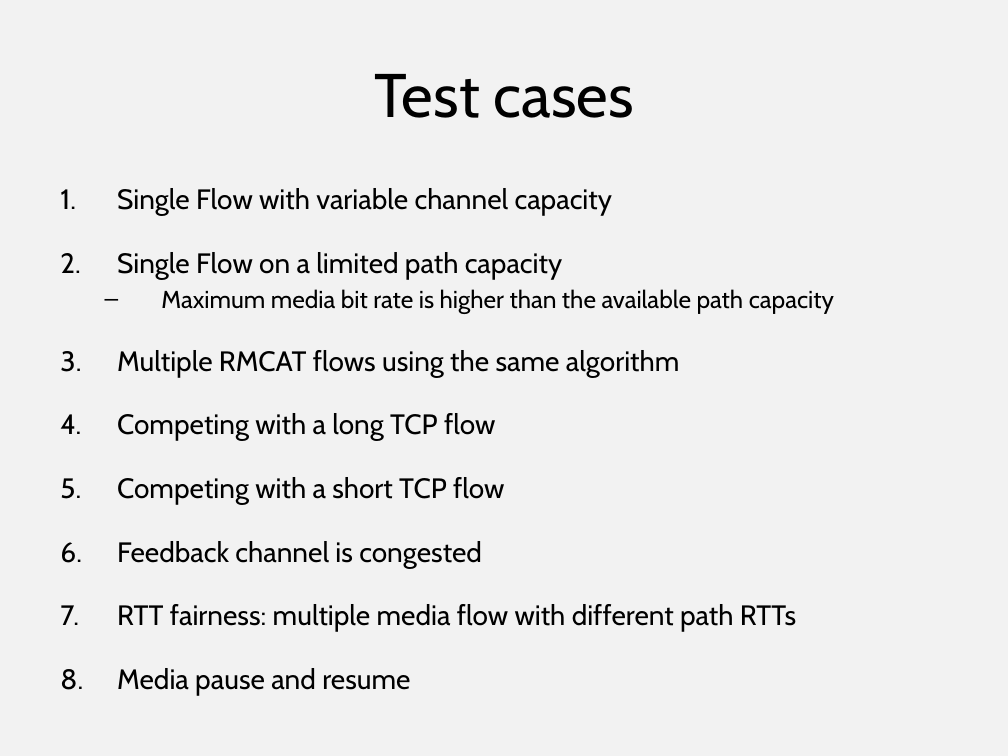
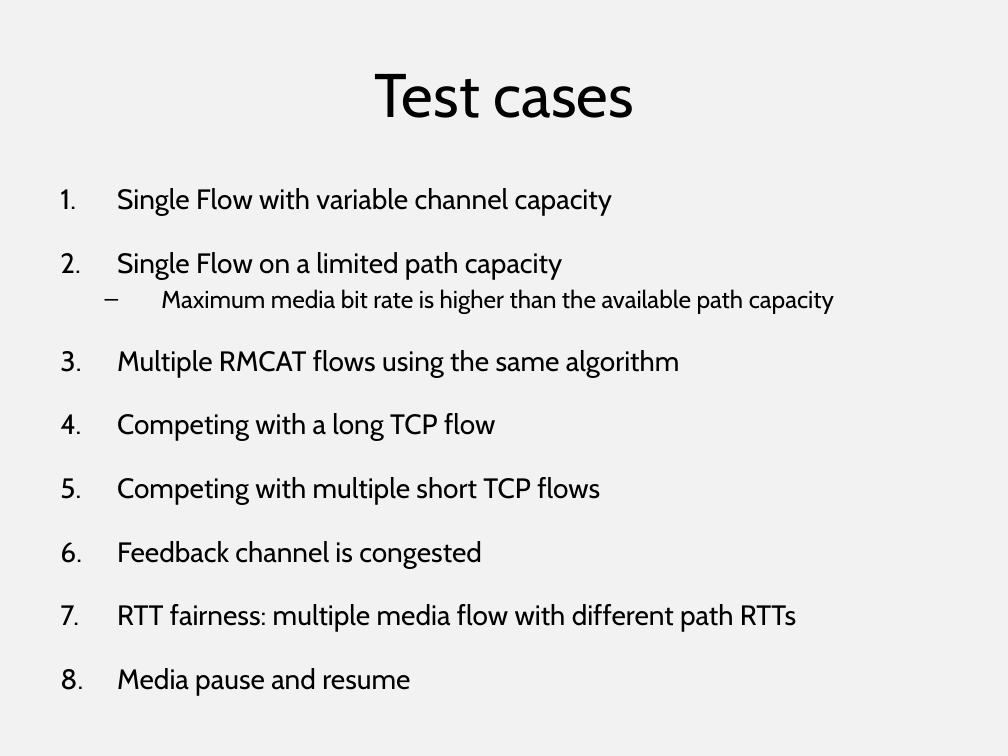
Before and after one commit to vr000m/rmcat-eval-test, a slide deck: slide 7 of 89-sarker-rmcat-eval-test.pptx (slide 8 before the commit). Drawn at 1008x756 pixels with LibreOffice and Linux fonts; fonts in the diff are those of the drawing. Boxes give left, top, right and bottom in pixels: in the first picture for what was removed or moved away, otherwise in the second. Text is boxed around its words. In the diff, an @@ line names an element or a change of style, - is before the commit and + after.

```diff
--- a/89-sarker-rmcat-eval-test.pptx
+++ b/89-sarker-rmcat-eval-test.pptx
@@ text at (117, 477, 600, 504): text changed @@
-5. Competing with a short TCP flow
+5. Competing with multiple short TCP flows
```
Also in this commit, not shown: 1 other slide changed, 1 slide removed, 1 other file.
